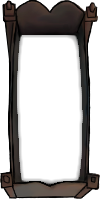
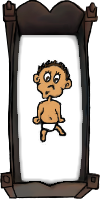
The second 100 × 200 image is a revision of the first. Changes to its layers:
added layer "Layer 7" above "crib" over [31, 59, 73, 145]
added group "crib" with 7 layers above "Background" over [31, 59, 73, 145]
moved "Layer 6" into group "crib" over [31, 59, 73, 145]
moved "Group 1" into group "crib" over [31, 59, 73, 145]
